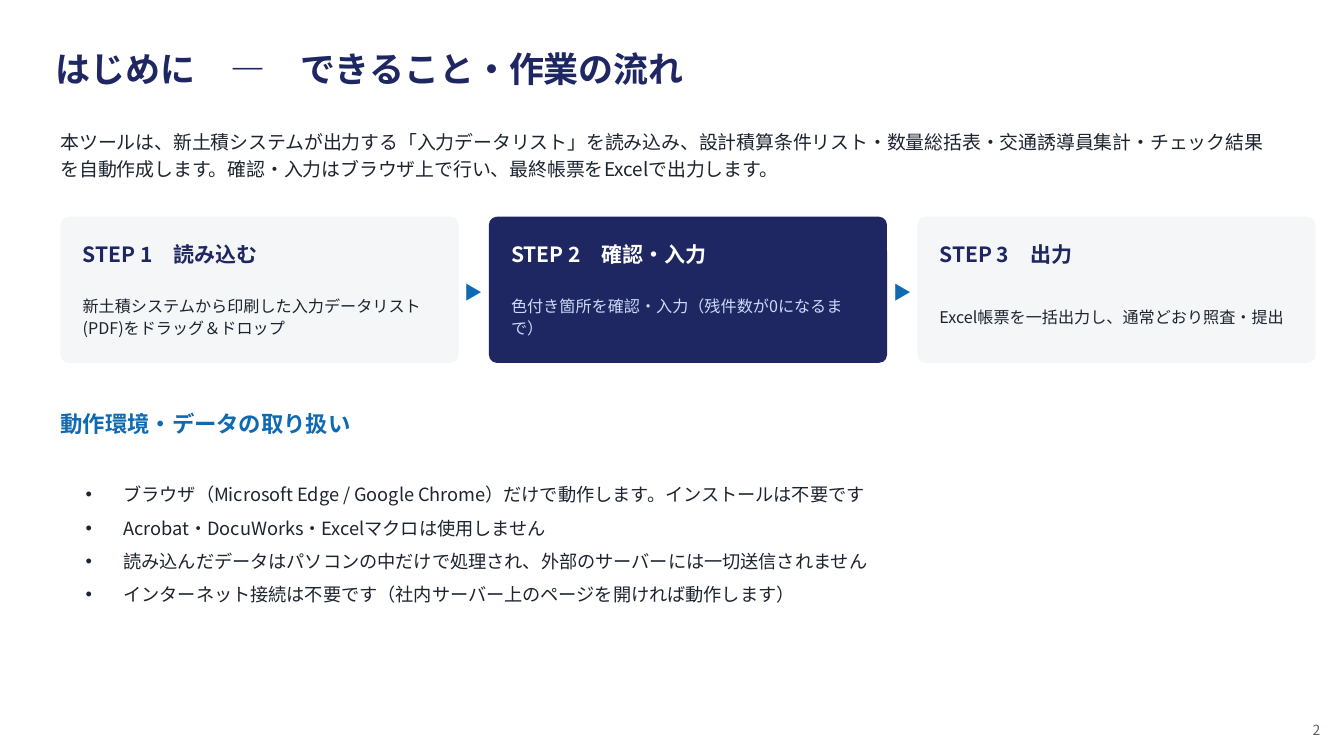
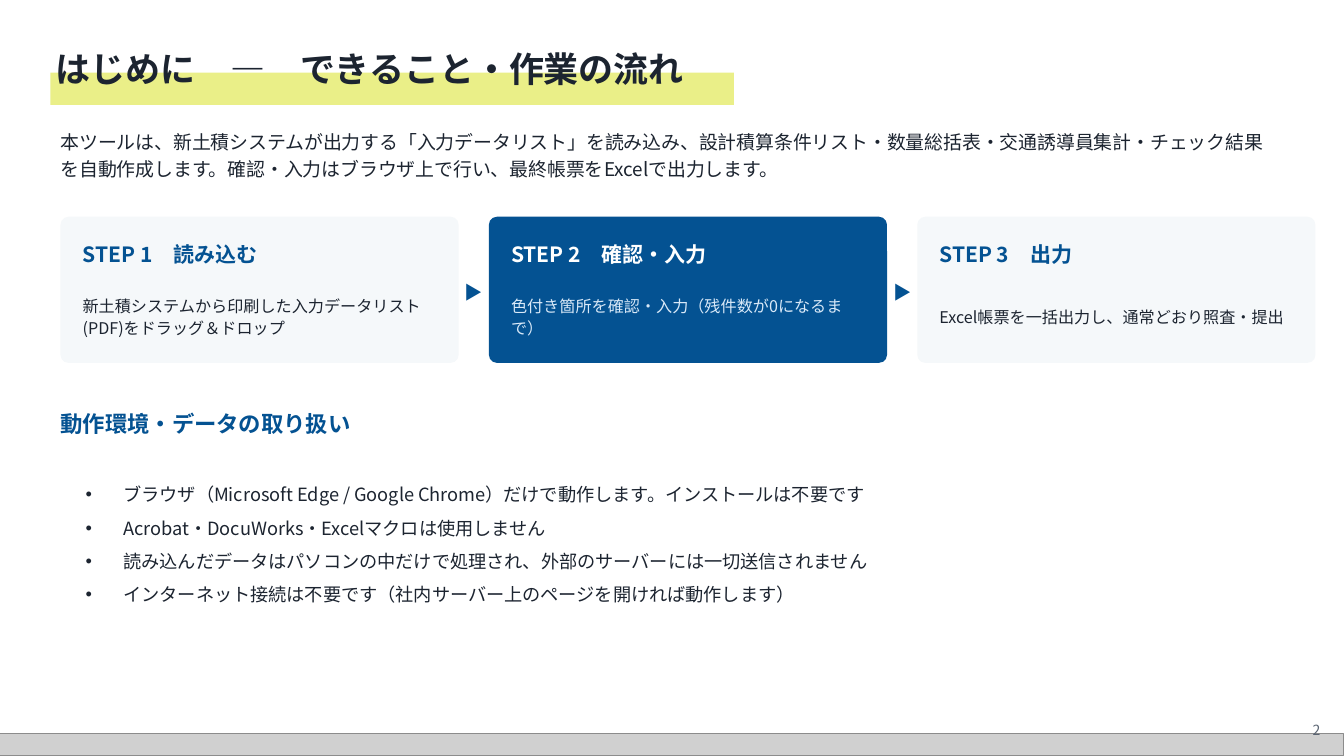
Before and after one commit to caica-inc/takashima-yuto-site, a slide deck: slide 2 of sekisan/docs/KCM積算ツール_操作マニュアル.pptx. Drawn at 1344x756 pixels with LibreOffice and Linux fonts; fonts in the diff are those of the drawing; grey boxes stand for pictures. Boxes give left, top, right and bottom in pixels: in the first picture for what was removed or moved away, otherwise in the second. Text is boxed around its words. In the diff, an @@ line names an element or a change of style, - is before the commit and + after.

```diff
--- a/sekisan/docs/KCM積算ツール_操作マニュアル.pptx
+++ b/sekisan/docs/KCM積算ツール_操作マニュアル.pptx
@@ text "はじめに ― できること・作業の流れ" at (x1=55, y1=46, x2=684, y2=85): text colour #1E2761 to #1C2430 @@
@@ rectangle added at (x1=50, y1=73, x2=734, y2=105), fill #E3EA61 at 75% opacity @@
@@ rounded rectangle at (x1=60, y1=217, x2=459, y2=363): fill #F4F6F8 to #F5F8FA @@
@@ text "STEP 1 読み込む" at (x1=83, y1=244, x2=257, y2=264): text colour #1E2761 to #045292 @@
@@ rounded rectangle at (x1=489, y1=217, x2=887, y2=363): fill #1E2761 to #045292 @@
@@ rounded rectangle at (x1=918, y1=217, x2=1316, y2=363): fill #F4F6F8 to #F5F8FA @@
@@ text "STEP 3 出力" at (x1=939, y1=244, x2=1072, y2=264): text colour #1E2761 to #045292 @@
@@ text "色付き箇所を確認・入力（残件数が0になるまで）" at (x1=511, y1=298, x2=842, y2=314): text colour #CADCFC to #D9E9F8 @@
@@ text colour #0F6AB4 to #045292 in 3 elements at (x1=60, y1=412, x2=350, y2=434), (x1=459, y1=272, x2=489, y2=313), (x1=887, y1=272, x2=918, y2=313) @@
@@ picture added at (x1=0, y1=734, x2=1344, y2=756) @@
```
Also in this commit, not shown: 8 other slides changed, 5 other files.
